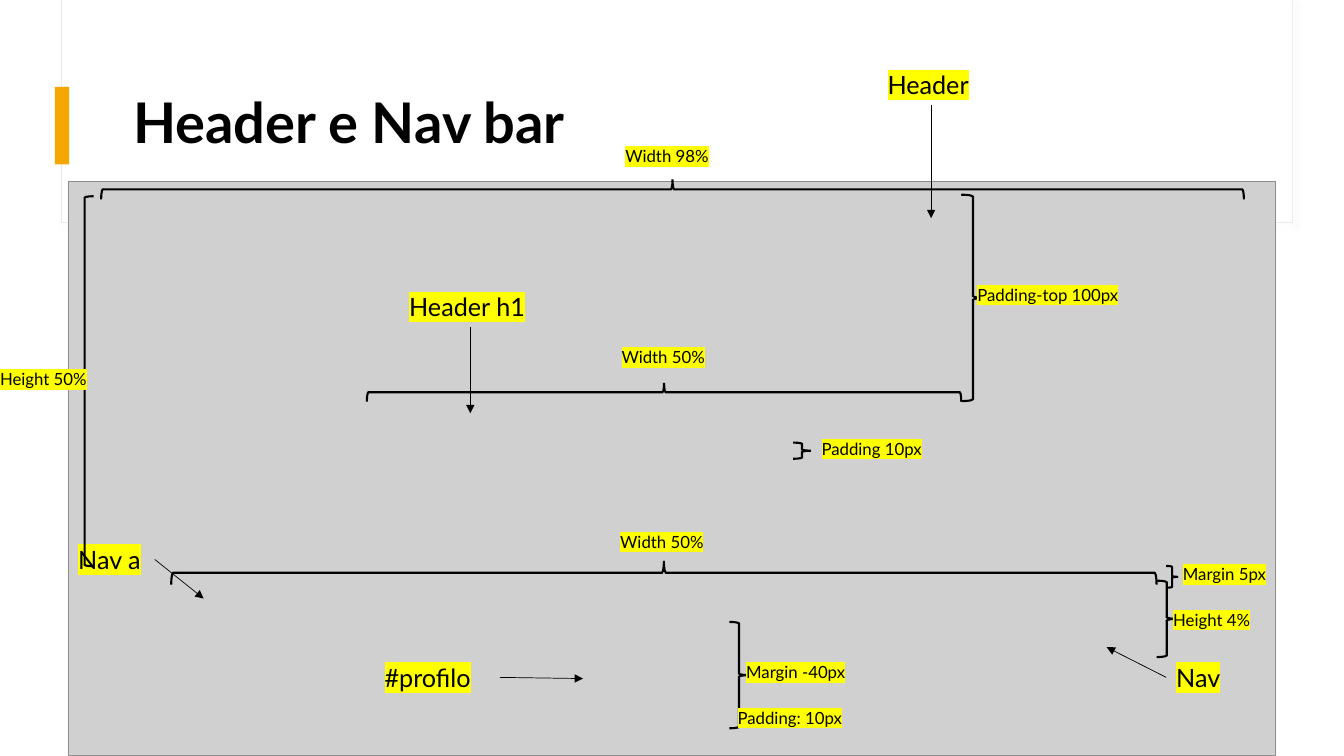
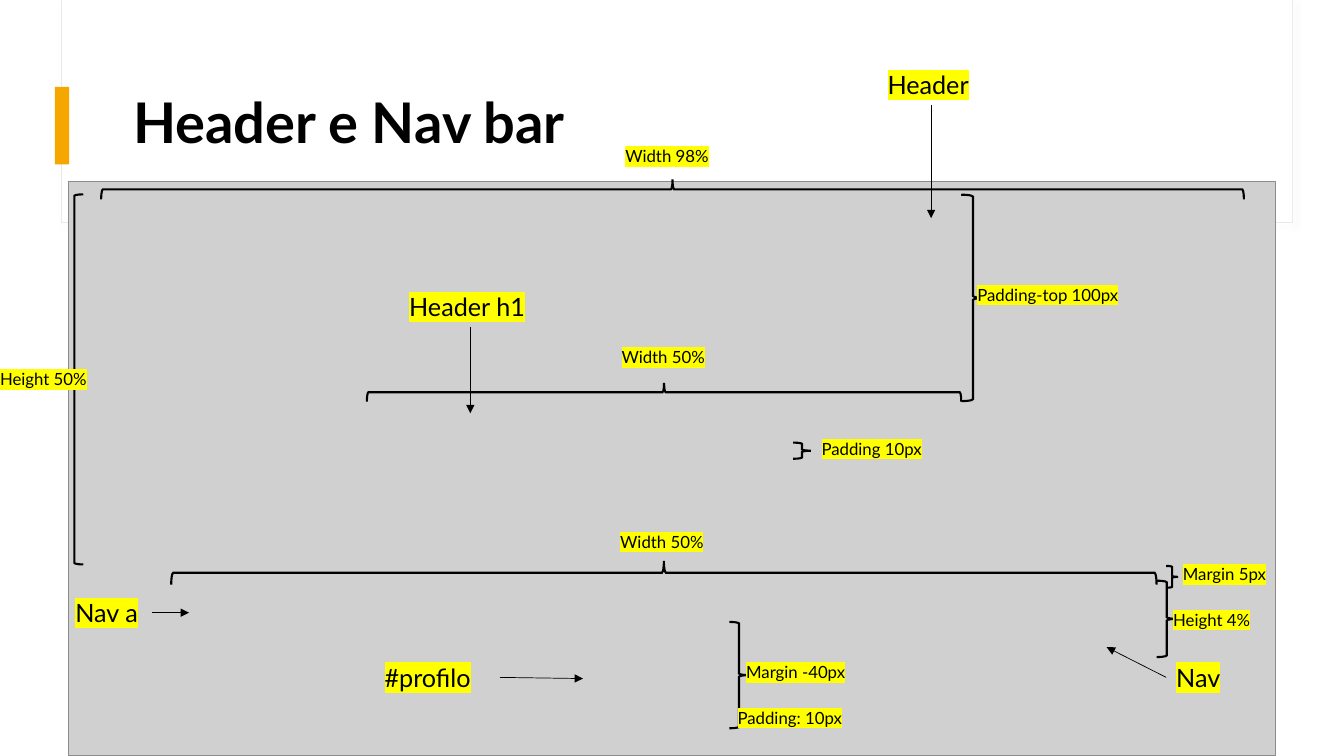
Before and after one commit to FrancescoCt/mhw3, a slide deck: slide 5 of mhw3.pptx. Drawn at 1344x756 pixels with LibreOffice and Linux fonts; fonts in the diff are those of the drawing; grey boxes stand for pictures. Boxes give left, top, right and bottom in pixels: in the first picture for what was removed or moved away, otherwise in the second. Text is boxed around its words. In the diff, an @@ line names an element or a change of style, - is before the commit and + after.

```diff
--- a/mhw3.pptx
+++ b/mhw3.pptx
@@ left brace: place and size @@
-left brace at [76, 197, 94, 567]
+left brace at [66, 195, 84, 565]
@@ text "Nav a" rewrapped from [78, 547, 141, 570] to [75, 604, 138, 623] @@
@@ arrow moved from (155, 560) - (204, 599) to (152, 613) - (190, 613) @@
```
Also in this commit, not shown: 1 other slide changed, 3 other files.
